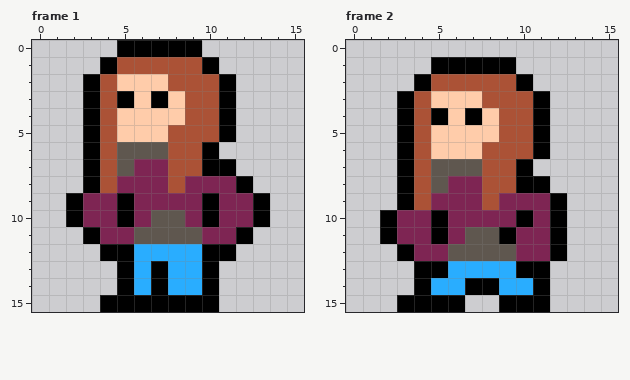
Two states of a pixel-art file, resources/images/player/Kara/kara.ase. The picture above was drawn from the file before the commit.
16x16 pixels, 4 frames. Shown: frame 1, frame 2. The commit also changed other frames, which this record leaves out.
The result:
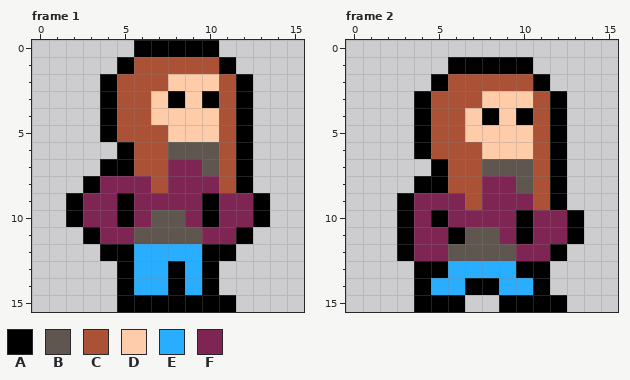
Palette (. is transparent): A #000000  B #5f574f  C #ab5236  D #ffccaa  E #29adff  F #7e2553
Changes in this commit:
Frame 1:
y 0: x 5 A -> .; x 10 . -> A
y 1: x 4..5 AC -> .A; x 10..11 A. -> CA
y 2: x 3..12 ACDDDCCCA. -> .ACCCDDDCA
y 3: x 3..12 ACADADCCA. -> .ACCDADACA
y 4: x 3..6 ACDD -> .ACC; x 9..12 CCA. -> DDCA
y 5: x 3..12 ACDDDCCCA. -> .ACCCDDDCA
y 6: x 3..12 ACBBBCCA.. -> ..ACCBBBCA
y 7: x 3..12 ACBFFCCAA. -> .AACCFFBCA
y 8: x 4 C -> F; x 7..8 FC -> CF; x 11 F -> C
y 13..14: x 7..8 AE -> EA
y 15: x 4 A -> .; x 11 . -> A
Frame 2:
y 1: x 5 A -> .; x 10 . -> A
y 2: x 4..5 AC -> .A; x 10..11 A. -> CA
y 3: x 3..12 ACDDDCCCA. -> .ACCCDDDCA
y 4: x 3..12 ACADADCCA. -> .ACCDADACA
y 5: x 3..6 ACDD -> .ACC; x 9..12 CCA. -> DDCA
y 6: x 3..12 ACDDDCCCA. -> .ACCCDDDCA
y 7: x 3..12 ACBBBCCA.. -> ..ACCBBBCA
y 8: x 3..12 ACBFFCCAA. -> .AACCFFBCA
y 9: x 4 C -> F; x 7..8 FC -> CF; x 11 F -> C
y 10: x 2..3 AF -> .A; x 12..13 A. -> FA
y 11: x 2..3 AF -> .A; x 5..6 AF -> FA; x 9..10 AF -> FA; x 12..13 A. -> FA
y 15: x 3 A -> .; x 12 . -> A
Boxes around the changes in both pictures, in picture pixels (x1, y1, x2, y2):
changed: (83, 40, 253, 193)
changed: (100, 261, 236, 312)
changed: (380, 57, 584, 244)
erased: (397, 295, 414, 312)
added: (550, 295, 567, 312)
